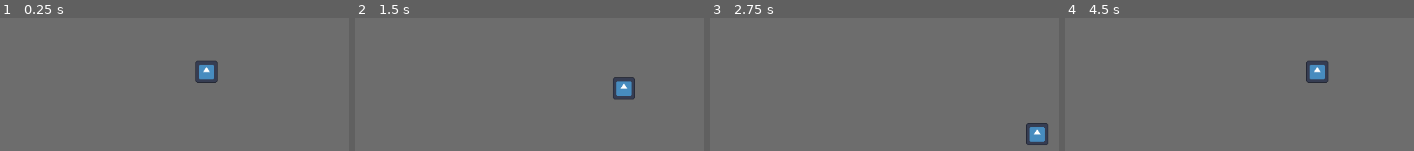
Above: before the commit, frames 1-4 (left to right).
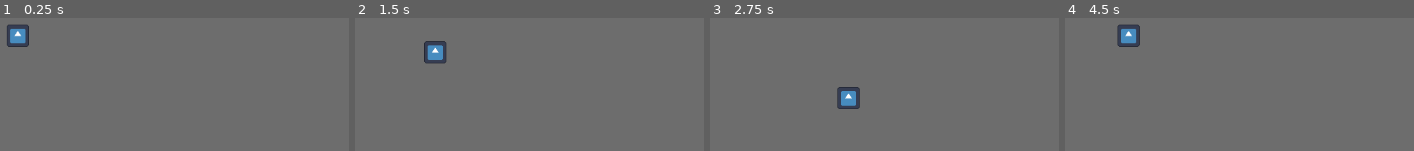
Above: after the commit, the same moments.

Repository: ChrisFlanTheMan/Busy-Work
Game: Godot game, scene res://main.tscn
Two runs of this game, one before a commit and one after it. Both use one fixed random seed, a clock stepped at 60 frames per second and the inputs below. The engine's default icon, where the game draws it, is replaced by a stand-in: a white triangle on a blue panel in a dark square.
Inputs:
- Up to frame 1 (0.25 s): no input
- Up to frame 2 (1.5 s): tap Enter at 0.5 s; hold Right (Right) 0.53-1.28 s; hold Down (Down) from 1.28 s (still down)
- Up to frame 3 (2.75 s): release Down (Down) at 2.03 s; hold Right (Right) from 2.03 s (still down)
- Up to frame 4 (4.5 s): release Right (Right) at 2.78 s; hold Up (Up) 2.78-3.53 s; hold Left (Left) from 3.53 s (still down)

The runs differ from the first frame. In frame 1, 2.1% of the frame differs, in the area x 2-63%, y 4-49%; in frame 2, 2.2%; in frame 3, 2.1%; in frame 4, 2.2%, in the area x 14-76%, y 4-49%.

Commit message:
Adding NPC scene with basic movement

Diff:
--- a/main.tscn
+++ b/main.tscn
@@ -1,6 +1,12 @@
-[gd_scene load_steps=2 format=3 uid="uid://y22n8hs3bqj7"]
+[gd_scene load_steps=4 format=3 uid="uid://clxm54gvjc7yh"]
 
-[ext_resource type="PackedScene" uid="uid://dy2sgfvy4jpjl" path="res://player.tscn" id="1_nrxhn"]
+[ext_resource type="PackedScene" uid="uid://gckdom8wmh7x" path="res://player.tscn" id="1_nrxhn"]
+[ext_resource type="PackedScene" uid="uid://q7ft7m60wbvk" path="res://npc.tscn" id="2_alj76"]
+
+[sub_resource type="NavigationPolygon" id="NavigationPolygon_fswwn"]
+vertices = PackedVector2Array(2, 1, 1147, 3, 1149, 644, -1, 646)
+polygons = Array[PackedInt32Array]([PackedInt32Array(0, 1, 2, 3)])
+outlines = Array[PackedVector2Array]([PackedVector2Array(2, 1, 1147, 3, 1149, 644, -1, 646)])
 
 [node name="Node2D" type="Node2D"]
 
@@ -10,4 +16,10 @@
 color = Color(0.427493, 0.427493, 0.427493, 1)
 
 [node name="Player" parent="." instance=ExtResource("1_nrxhn")]
-position = Vector2(576, 320)
+position = Vector2(304, 268)
+
+[node name="npc" parent="." instance=ExtResource("2_alj76")]
+position = Vector2(128, 123)
+
+[node name="NavigationRegion2D" type="NavigationRegion2D" parent="."]
+navigation_polygon = SubResource("NavigationPolygon_fswwn")
Not shown: 1 places in player.tscn that only renumber resources
